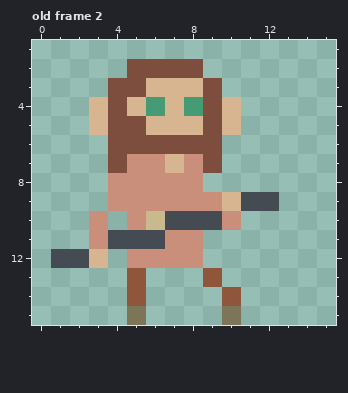
Two versions of one animated GIF sprite, rughai/sprites/rughai/male/iryo/iryo_atk_0.gif. This is how it looked before the edit.
The file is 16x16 pixels, 6 frames. Shown: old frame 2: x 0..15, y 1..15. The old version is drawn lined up with the new one, on the new canvas. The commit also changed other frames, which this record leaves out.
The result:
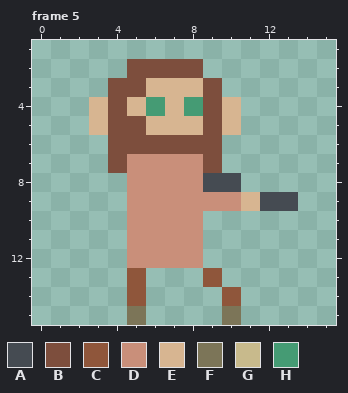
Palette (. is transparent): A #454b52  B #7d4e3d  C #8f563b  D #c98f7a  E #d7b591  F #7c7558  G #c8ba8c  H #459b74
A new or re-ordered frame is compared with the old frame closest to it.
The author wrote: Added Iryo attack animations
What changed:
canvas 16x16 -> 24x16
frames re-ordered
Changed rows in their new state; - is an unchanged pixel.
Frame 5 against old frame 2:
first column x 1:
 7 ------D------
 8 ---.----AA---
 9 ---.-----DE-A
10 --.--DDD..---
11 --..DD-------
12 ...----------
Changed places in both pictures, as pixel boxes (x1, y1, x2, y2):
changed: (51, 154, 298, 268)
